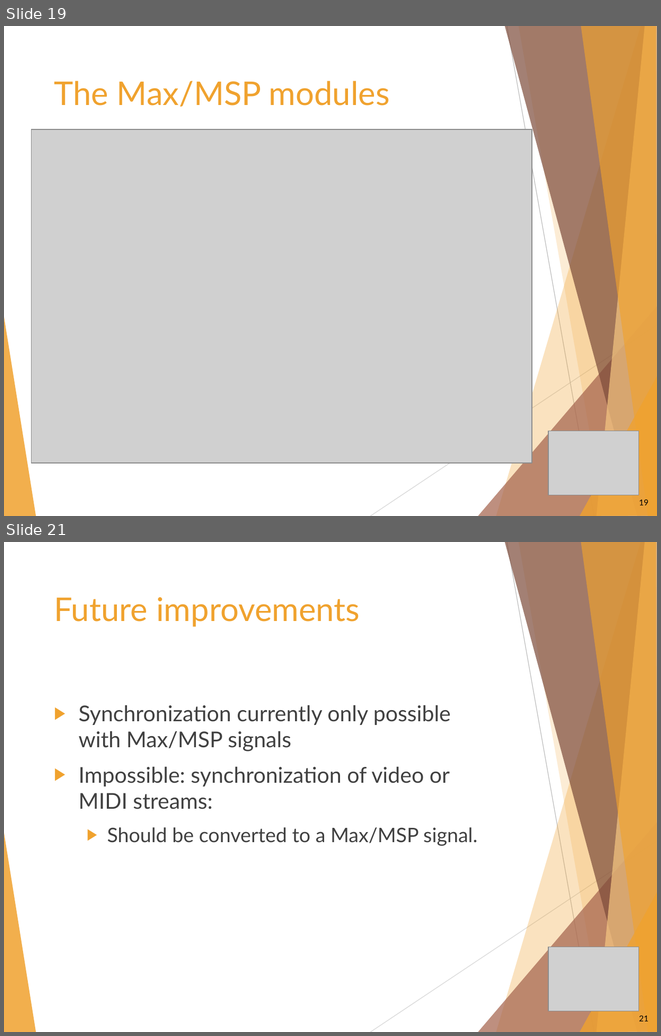
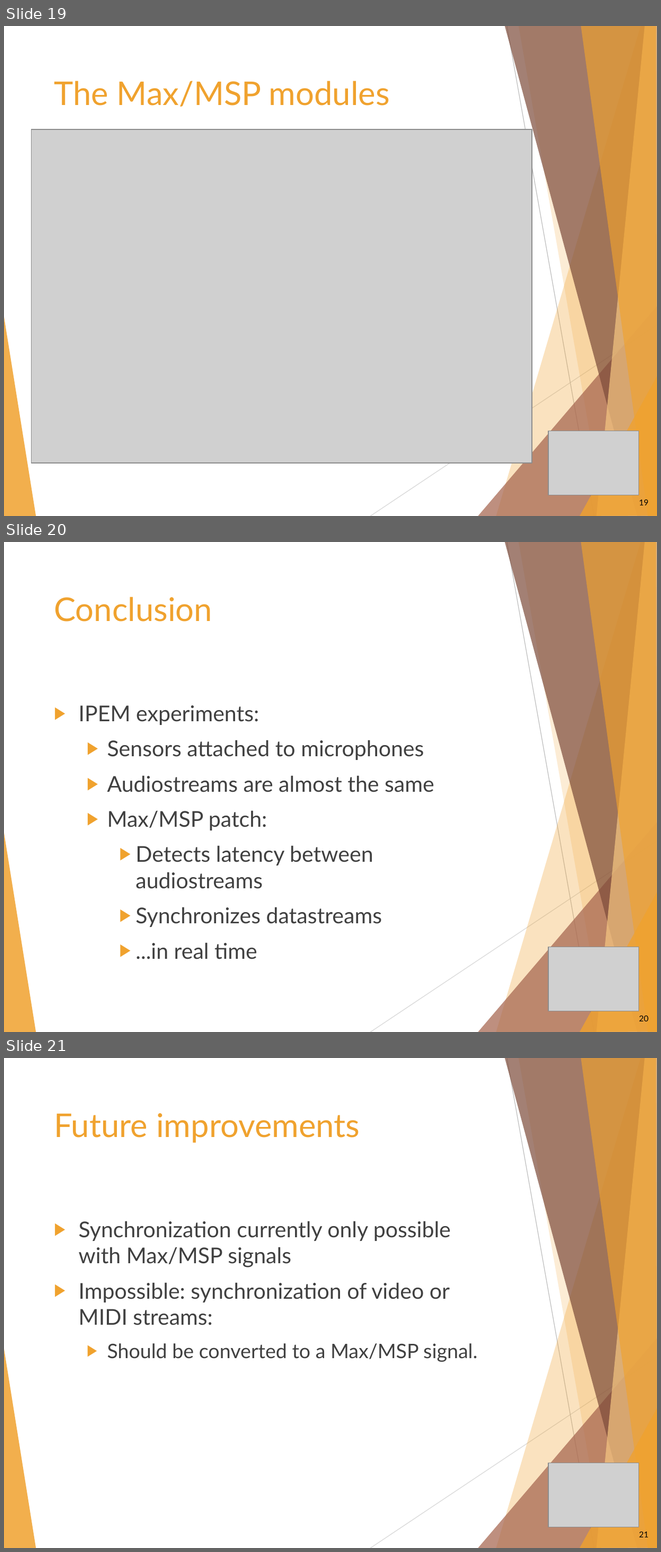
Before and after one commit to wardva/SignalSync, a slide deck: Presentations/IPEM ThinkTank/Presentation IPEM.pptx. Shown one above the other, each under a label of ours: slides 19 and 21 before the commit, slides 19, 20 and 21 after it; the slides between them are not shown. The pictures are 661x1036 and 661x1552 pixels, drawn with LibreOffice and Linux fonts; fonts in the diff are those of the drawing; grey boxes stand for pictures. Boxes give left, top, right and bottom in pixels: in the first picture for what was removed or moved away, otherwise in the second. Text is boxed around its words. In the diff, an @@ line names an element or a change of style, - is before the commit and + after.

```diff
--- a/Presentations/IPEM ThinkTank/Presentation IPEM.pptx
+++ b/Presentations/IPEM ThinkTank/Presentation IPEM.pptx
@@ slide 20 added at box(4, 542, 657, 1032), background #FFFFFF; not listed: 10 template elements that a slide beside it also shows @@
@@ title added at box(54, 597, 212, 622), 36 pt, text #F0A22E @@
+Conclusion
@@ text added at box(79, 705, 434, 959), 24 pt, text #404040 @@
+▶ IPEM experiments:
+  ▶ Sensors attached to microphones
+  ▶ Audiostreams are almost the same
+  ▶ Max/MSP patch:
+    ▶ Detects latency between audiostreams
+    ▶ Synchronizes datastreams
+    ▶ ...in real time
@@ picture added at box(548, 947, 639, 1011) @@
@@ page number added at box(639, 1015, 648, 1021), 9 pt, text #000000 @@
+20
```
Also in this commit, not shown: 2 slides changed, 1 slide removed, 30 other files.
